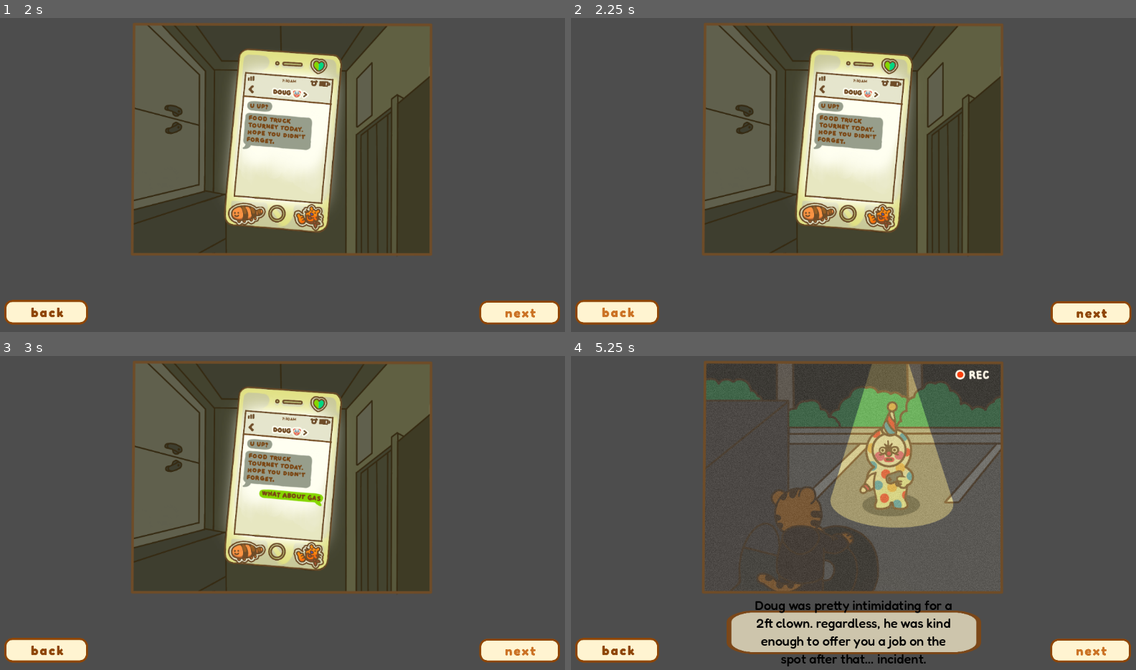
Above: before the commit, frames 1-4 (two rows, left to right).
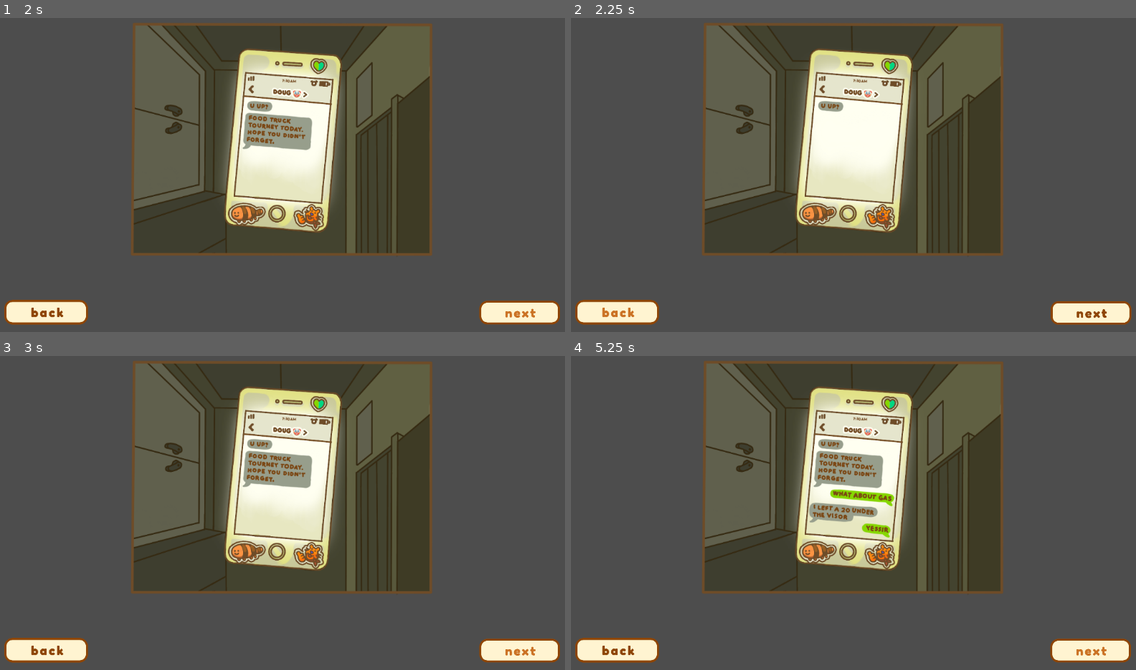
Above: after the commit, the same moments.

Repository: Gus700/FoodTruckBattles
Game: Godot game, scene res://scenes/LoreIntro.tscn
Two runs of this game, one before a commit and one after it. Both use one fixed random seed, a clock stepped at 60 frames per second and the inputs below. This scene is started directly instead of the project's main scene.
Inputs (mouse positions are in pixels of both pictures, inside the frame that each line leads up to):
- Up to frame 1 (2 s): click (519, 313) at 0.5 s; click (519, 313) at 1.25 s
- Up to frame 2 (2.25 s): click (616, 313) at 2 s
- Up to frame 3 (3 s): click (519, 651) at 2.75 s
- Up to frame 4 (5.25 s): tap Enter at 3.5, 5 s; tap Space at 4.25 s

Frame 1 is identical in both runs. In frame 2, 1.3% of the frame differs, in the area x 42-56%, y 30-43%; in frame 3, 0.4%; in frame 4, 34%, in the area x 23-77%, y 2-99%.

Commit message:
button functionality to intro lore scenes

Diff:
--- a/scenes/LoreIntro.tscn
+++ b/scenes/LoreIntro.tscn
@@ -659,3 +659,4 @@
 metadata/_edit_use_anchors_ = true
 
 [connection signal="pressed" from="NextButton" to="." method="_on_next_button_pressed"]
+[connection signal="pressed" from="BackButton" to="." method="_on_back_button_pressed"]
--- a/scripts/loreIntro.gd
+++ b/scripts/loreIntro.gd
@@ -3,7 +3,7 @@
 @onready var scns = $Scns
 @onready var numScns = scns.get_child_count()
 var currScnIndx :int = 0
-var lastScnIndx :int
+var prevScnIndx :int
 
 # Called when the node enters the scene tree for the first time.
 func _ready() -> void:
@@ -17,9 +17,20 @@
 #______________________________signal functions_________________________________
 
 func _on_next_button_pressed() -> void:
-	lastScnIndx = currScnIndx
-	currScnIndx += 1
-	currScnIndx = fposmod(currScnIndx, numScns)
-	print(currScnIndx)
-	scns.get_child(currScnIndx).show()
-	scns.get_child(lastScnIndx).hide()
+	if currScnIndx != numScns-1:
+		prevScnIndx = currScnIndx
+		currScnIndx += 1
+		currScnIndx = fposmod(currScnIndx, numScns)
+		print(currScnIndx)
+		scns.get_child(currScnIndx).show()
+		scns.get_child(prevScnIndx).hide()
+
+
+func _on_back_button_pressed() -> void:
+	if currScnIndx != 0:
+		prevScnIndx = currScnIndx
+		currScnIndx -= 1
+		currScnIndx = fposmod(currScnIndx, numScns)
+		print(currScnIndx)
+		scns.get_child(currScnIndx).show()
+		scns.get_child(prevScnIndx).hide()
